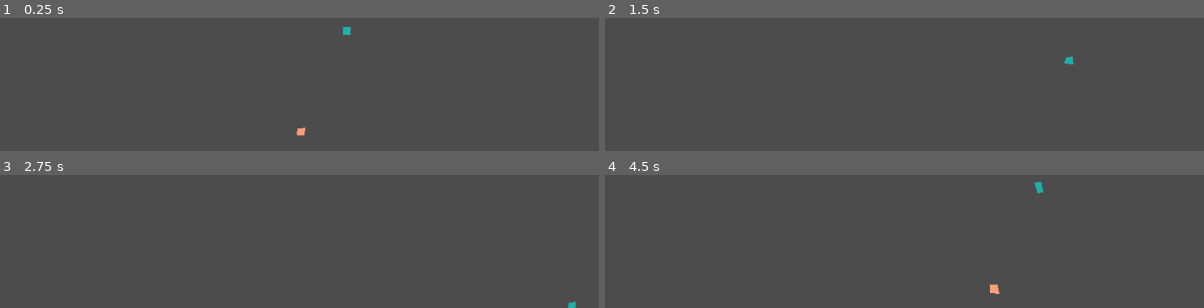
Above: before the commit, frames 1-4 (two rows, left to right).
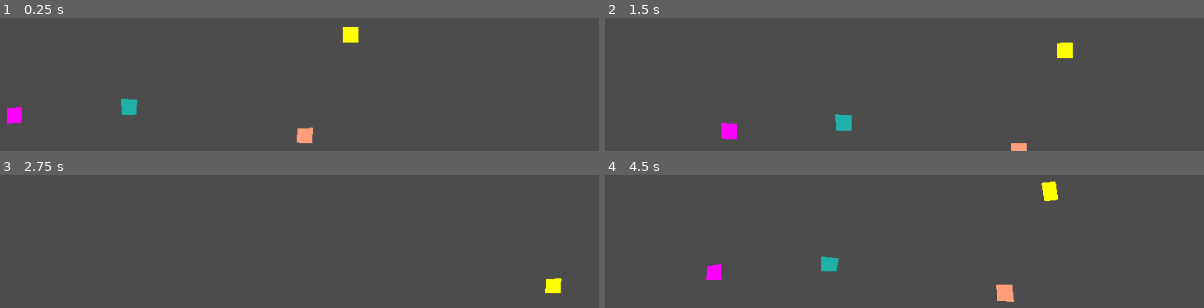
Above: after the commit, the same moments.

Repository: sustainablelab/eat-and-poop
Game: Godot game, scene res://scenes/World.tscn
Same seed, same stepped clock (60 frames per second), same inputs: the game is played once before the commit and once after it. The project has no main scene, so this scene is started directly.
Inputs:
- Up to frame 1 (0.25 s): no input
- Up to frame 2 (1.5 s): hold Right (ui_right) 0.53-1.28 s; hold Down (ui_down) from 1.28 s (still down)
- Up to frame 3 (2.75 s): release Down (ui_down) at 2.03 s; hold Right (ui_right) from 2.03 s (still down)
- Up to frame 4 (4.5 s): release Right (ui_right) at 2.78 s; hold Up (ui_up) 2.78-3.53 s; hold Left (ui_left) from 3.53 s (still down)

The runs differ from the first frame. In frame 1, 1.2% of the frame differs, in the area x 1-60%, y 6-94%; in frame 2, 1.2%; in frame 3, 0.3%; in frame 4, 1.5%, in the area x 16-76%, y 4-96%.

Commit message:
World sets up players - allows up to 4 players

Diff:
--- a/scripts/Grid.gd
+++ b/scripts/Grid.gd
@@ -1,4 +1,4 @@
 class_name Grid
 extends Node
 
-var size: int = 10
+var size: int = 20
--- a/scripts/World.gd
+++ b/scripts/World.gd
@@ -1,6 +1,9 @@
 extends Node2D
 
 var game_window: Rect2 # Game window
+
+var num_players: int = 4 # number of joysticks connected
+var players: Array = [] # array to hold player instances
 
 var rng = RandomNumberGenerator.new()
 
@@ -18,23 +21,36 @@
 	# Load the Player scene
 	var player_scene = preload("res://scenes/Player.tscn")
 
-	# Instantiate two players
-	# TODO: instantiate players based on number of connected
-	# joysticks
-	var player1 = player_scene.instance()
-	var player2 = player_scene.instance()
+	# Instantiate N players
+	# TODO: Parent sets `num_players` based on number of connected joysticks
+	for _each in range(num_players):
+		players.append(player_scene.instance())
+	# var player1 = player_scene.instance()
+	# var player2 = player_scene.instance()
 
 	# Make the players child nodes of the World scene
-	add_child(player1)
-	add_child(player2)
+	for player in players:
+		add_child(player)
+	# add_child(player1)
+	# add_child(player2)
 
 	# Randomize starting x,y position of each player.
-	player1.player_block.top_left = random_position()
-	player2.player_block.top_left = random_position()
+	for player in players:
+		player.player_block.top_left = random_position()
+	# player1.player_block.top_left = random_position()
+	# player2.player_block.top_left = random_position()
 
 	# Set the color of each player
-	player1.player_block.color = ColorN("lightsalmon", 1) # color, alpha
-	player2.player_block.color = ColorN("lightseagreen", 1) # color, alpha
+	var color_dict: Dictionary = {
+		0: ColorN("lightsalmon", 1), # color, alpha
+		1: ColorN("yellow", 1), # color, alpha
+		2: ColorN("lightseagreen", 1), # color, alpha
+		3: ColorN("magenta", 1), # color, alpha
+		}
+	for player_num in range(num_players):
+		players[player_num].player_block.color = color_dict[player_num]
+	# player1.player_block.color = ColorN("lightsalmon", 1) # color, alpha
+	# player2.player_block.color = ColorN("lightseagreen", 1) # color, alpha
 
 
 func random_position() -> Vector2:
